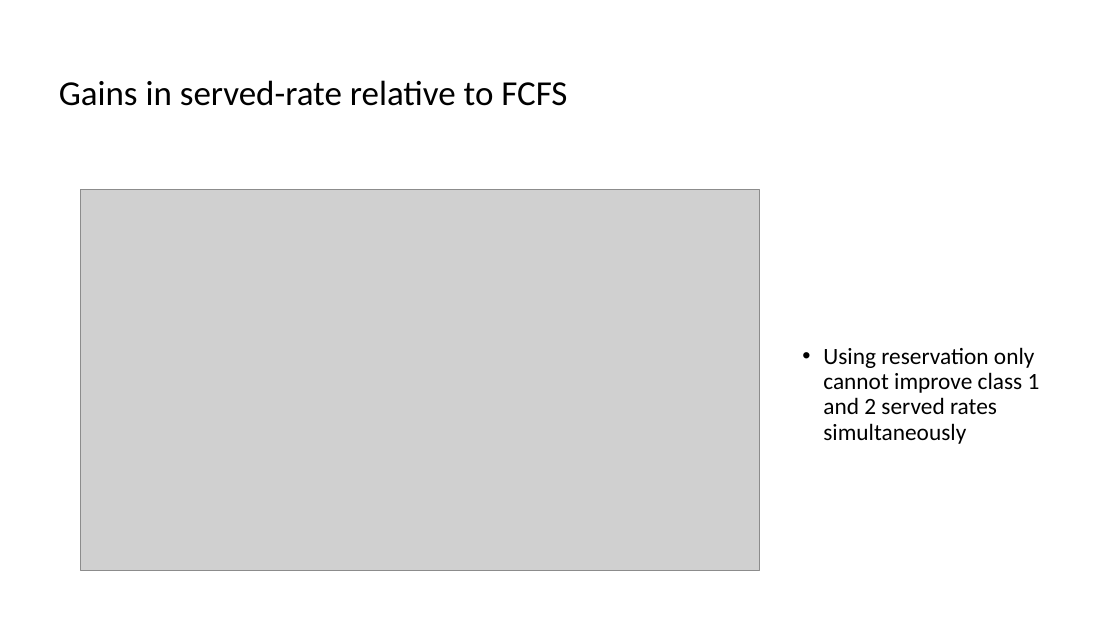
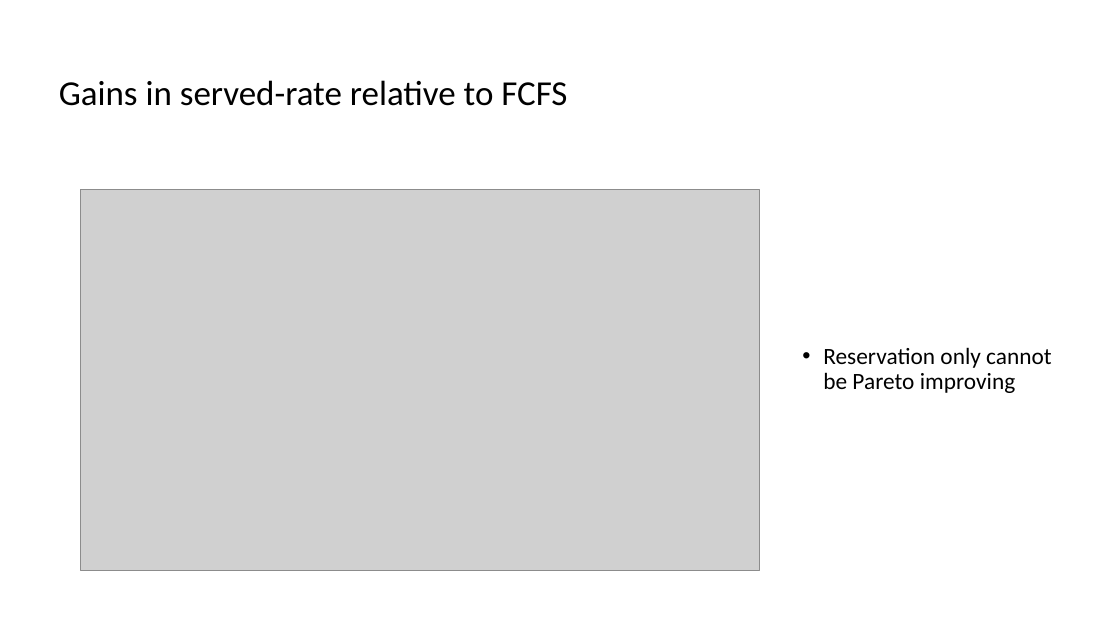
Before and after one commit to YcartXin/CUIMC-Appointment-Simulation, a slide deck: slide 28 of presentation/panel_sizing_interimupdate_111926_v1.pptx. Drawn at 1120x630 pixels with LibreOffice and Linux fonts; fonts in the diff are those of the drawing; grey boxes stand for pictures. Boxes give left, top, right and bottom in pixels: in the first picture for what was removed or moved away, otherwise in the second. Text is boxed around its words. In the diff, an @@ line names an element or a change of style, - is before the commit and + after.

```diff
--- a/presentation/panel_sizing_interimupdate_111926_v1.pptx
+++ b/presentation/panel_sizing_interimupdate_111926_v1.pptx
@@ text at bbox=[823, 347, 1052, 393]: text changed @@
-• Using reservation only cannot improve class 1 and 2 served rates simultaneously
+• Reservation only cannot be Pareto improving
```
Also in this commit, not shown: 2 other slides changed, 3 other files.
